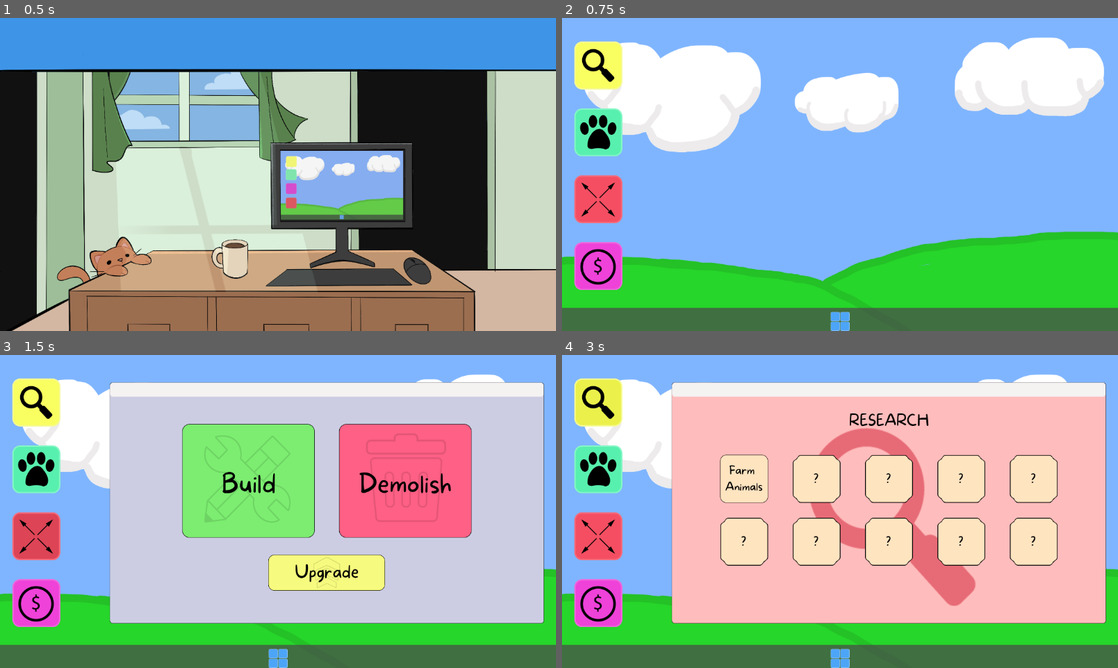
Above: before the commit, frames 1-4 (two rows, left to right).
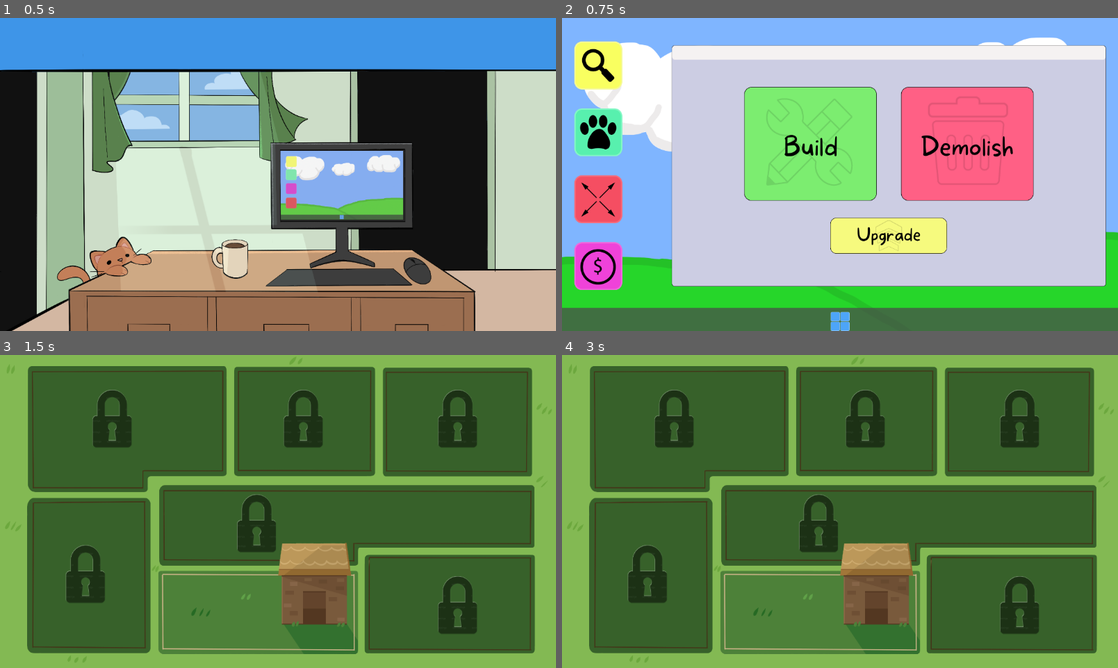
Above: after the commit, the same moments.

Repository: Gray-Alec58/gam-capstone
Game: Godot game, scene res://Scenes/office_scene.tscn
The game is run twice, just before and just after one commit, with the same random seed, the same clock (stepped at 60 frames per second) and the same inputs.
Inputs (mouse positions are in pixels of both pictures, inside the frame that each line leads up to; where the layout moved, square brackets give the same spot in the first picture):
- Up to frame 1 (0.5 s): no input
- Up to frame 2 (0.75 s): tap Enter at 0.5 s; move the mouse to (906, 183) at 0.52 s; click (906, 183) at 0.67 s
- Up to frame 3 (1.5 s): click (250, 483) [38, 536] at 1.25 s
- Up to frame 4 (3 s): click (834, 605) at 2.02 s; click (600, 401) at 2.77 s

Frame 1 is identical in both runs. In frame 2, 59% of the frame differs, in the area x 19-98%, y 8-86%; in frame 3, 98%; in frame 4, 98%, in the area x 0-100%, y 0-100%.

Commit message:
added map scene

Diff:
--- a/Scenes/Scripts/full_screen_container.gd
+++ b/Scenes/Scripts/full_screen_container.gd
@@ -40,3 +40,7 @@
 	RescueWindow.visible = false
 	ExpandWindow.visible = false
 	FundraiseWindow.visible = false
+
+#When build button is pressed
+func _on_build_text_b_pressed() -> void:
+	get_tree().change_scene_to_file("res://Scenes/map_layout_scene.tscn")
--- a/Scenes/computer_screen.tscn
+++ b/Scenes/computer_screen.tscn
@@ -643,7 +643,6 @@
 text = "No"
 
 [node name="ExpandWindow" type="MarginContainer" parent="FullScreenContainer" unique_id=1987274271]
-visible = false
 custom_minimum_size = Vector2(900, 500)
 layout_mode = 2
 size_flags_horizontal = 8
@@ -878,4 +877,5 @@
 [connection signal="pressed" from="FullScreenContainer/AppContainer/BuildTextB" to="FullScreenContainer" method="_on_build_texture_button_pressed"]
 [connection signal="pressed" from="FullScreenContainer/AppContainer/FundraiseTextB" to="FullScreenContainer" method="_on_fundraise_texture_button_pressed"]
 [connection signal="pressed" from="FullScreenContainer/ResearchWindow1/WindowBackground/ScreenContainer/ButtonContainer/TopButtonContainer/FarmAnimalTextB" to="FullScreenContainer" method="_on_farm_animal_texture_button_pressed"]
+[connection signal="pressed" from="FullScreenContainer/ExpandWindow/NinePatchRect/MarginContainer/VBoxContainer/ButtonContainer/BuildTextB" to="FullScreenContainer" method="_on_build_text_b_pressed"]
 [connection signal="pressed" from="ExitTextB" to="." method="_on_exit_texture_button_pressed"]
--- a/Scenes/map_layout_scene.tscn
+++ b/Scenes/map_layout_scene.tscn
@@ -1,3 +1,31 @@
 [gd_scene format=3 uid="uid://crgu1urlvakw4"]
 
+[ext_resource type="Texture2D" uid="uid://d3vbaf18jbi6k" path="res://Art/UI_Exports/Map/MapBG.png" id="1_7duho"]
+[ext_resource type="Texture2D" uid="uid://bdxopu0c4746y" path="res://Art/UI_Exports/Map/StarterPlot.png" id="2_u7qk0"]
+[ext_resource type="Texture2D" uid="uid://fxfmmhaj8t07" path="res://Art/UI_Exports/Map/StarterPlotClick.png" id="3_c1ti1"]
+[ext_resource type="Texture2D" uid="uid://bgqwq4mwednog" path="res://Art/UI_Exports/Map/StarterPlotHover.png" id="4_en0lh"]
+
 [node name="MapLayoutScene" type="Node2D" unique_id=1997719588]
+
+[node name="Sprite2D" type="Sprite2D" parent="." unique_id=601928638]
+position = Vector2(576.25, 324)
+scale = Vector2(0.6, 0.6)
+texture = ExtResource("1_7duho")
+
+[node name="StarterPlotTextB" type="TextureButton" parent="Sprite2D" unique_id=1237425232]
+anchors_preset = 7
+anchor_left = 0.5
+anchor_top = 1.0
+anchor_right = 0.5
+anchor_bottom = 1.0
+offset_left = -1398.7499
+offset_top = -978.3334
+offset_right = -542.08325
+offset_bottom = -538.3334
+grow_horizontal = 2
+grow_vertical = 0
+texture_normal = ExtResource("2_u7qk0")
+texture_pressed = ExtResource("3_c1ti1")
+texture_hover = ExtResource("4_en0lh")
+ignore_texture_size = true
+stretch_mode = 4
Binary file added: Art/UI_Exports/Map/MapBG.png
Not shown, added: Art/UI_Exports/Map/MapBG.png.import
Binary file added: Art/UI_Exports/Map/StarterPlot.png
Not shown, added: Art/UI_Exports/Map/StarterPlot.png.import
Binary file added: Art/UI_Exports/Map/StarterPlotClick.png
Not shown, added: Art/UI_Exports/Map/StarterPlotClick.png.import
Binary file added: Art/UI_Exports/Map/StarterPlotHover.png
Not shown, added: Art/UI_Exports/Map/StarterPlotHover.png.import
Not shown, added: .DS_Store
Not shown, changed: Art/.DS_Store
Not shown, changed: Art/UI_Exports/.DS_Store
Not shown, added: Art/UI_Exports/Map/.DS_Store
